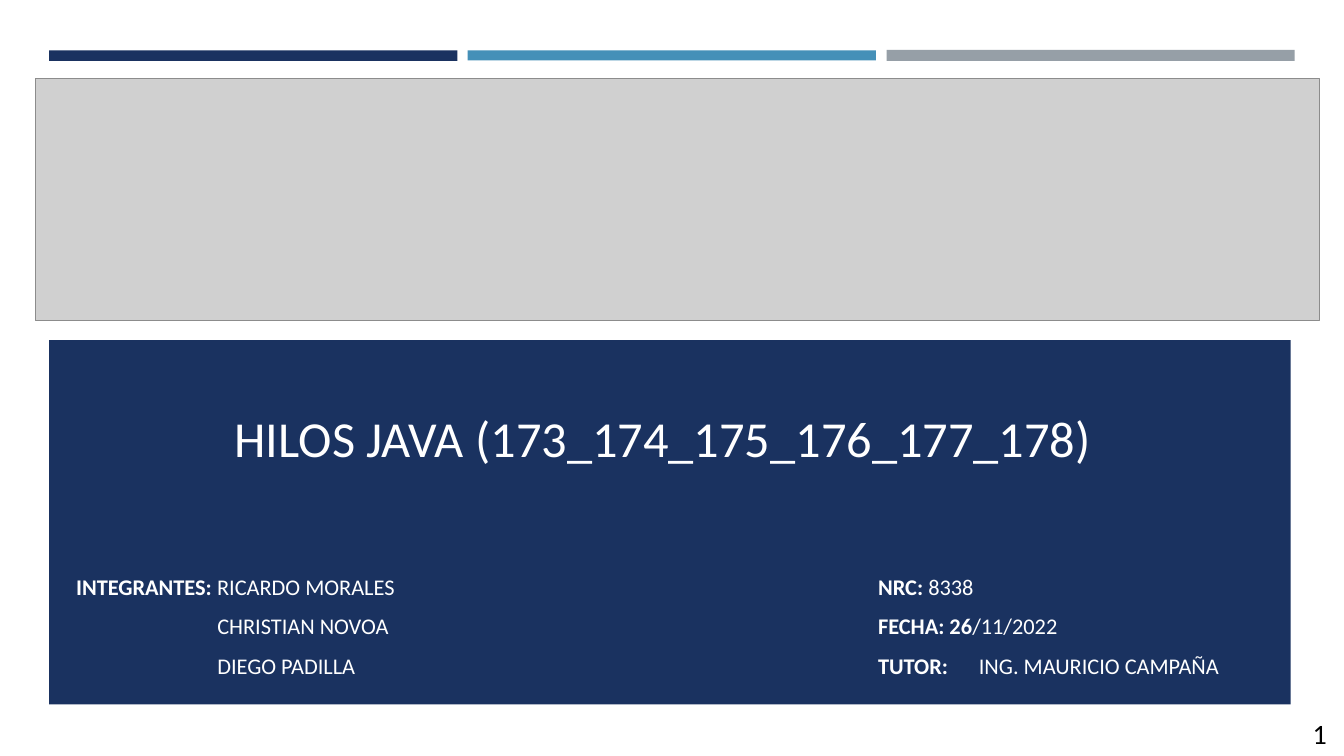
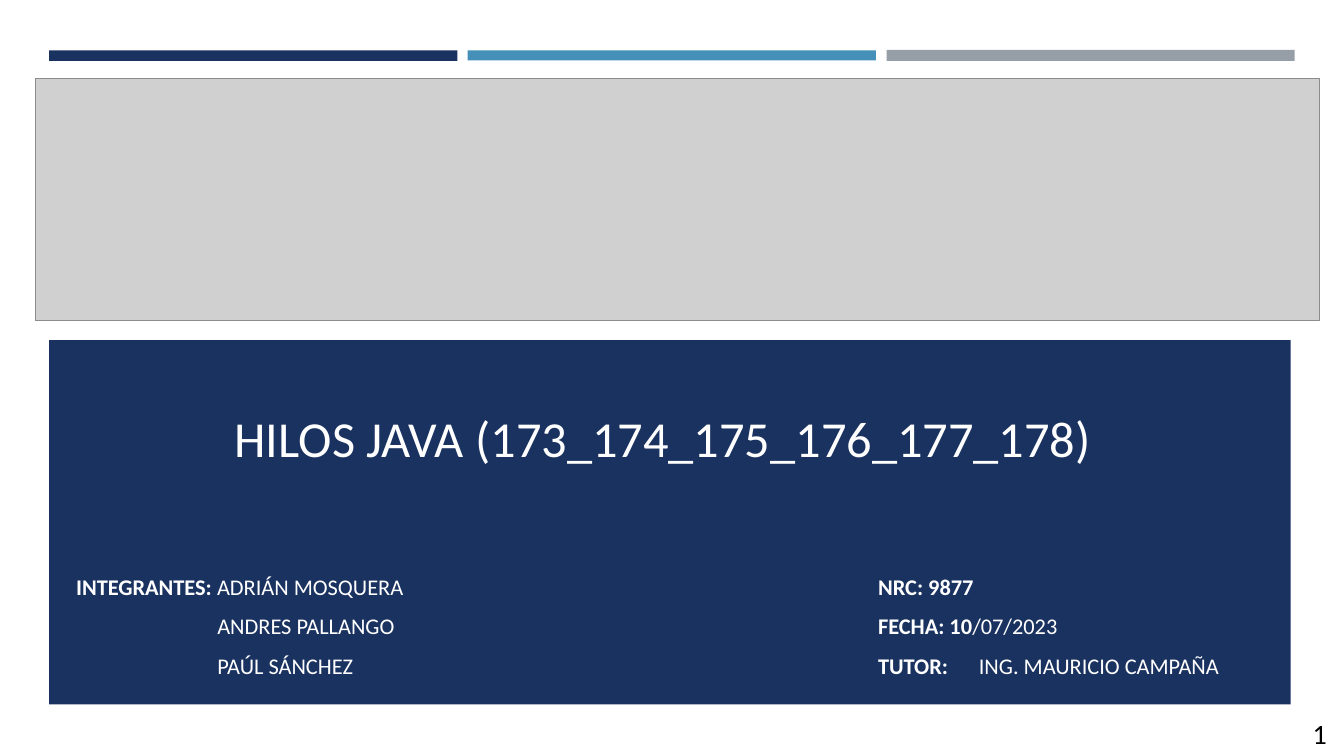
Before and after one commit to andrespallango/Aplicaciones_Distribuidas_Java_DotNET, a slide deck: slide 1 of HilosJava_Grupo2/DOCUMENTACION/HilosJava_173_174_175_176_177_178_Grupo2.pptx. Drawn at 1344x756 pixels with LibreOffice and Linux fonts; fonts in the diff are those of the drawing; grey boxes stand for pictures. Boxes give left, top, right and bottom in pixels: in the first picture for what was removed or moved away, otherwise in the second. Text is boxed around its words. In the diff, an @@ line names an element or a change of style, - is before the commit and + after.

Commit message:
hilos java

```diff
--- a/HilosJava_Grupo2/DOCUMENTACION/HilosJava_173_174_175_176_177_178_Grupo2.pptx
+++ b/HilosJava_Grupo2/DOCUMENTACION/HilosJava_173_174_175_176_177_178_Grupo2.pptx
@@ subtitle at (76,576,403,674): text changed @@
-INTEGRANTES: RICARDO MORALES
-CHRISTIAN NOVOA
-DIEGO PADILLA
+INTEGRANTES: ADRIÁN MOSQUERA
+ANDRES PALLANGO
+PAÚL SÁNCHEZ
@@ text at (878,579,1057,635): text changed @@
-NRC: 8338
-FECHA: 26/11/2022
+NRC: 9877
+FECHA: 10/07/2023
```
Also in this commit, not shown: 32 other slides changed, 1 slide added, 33 other files.
